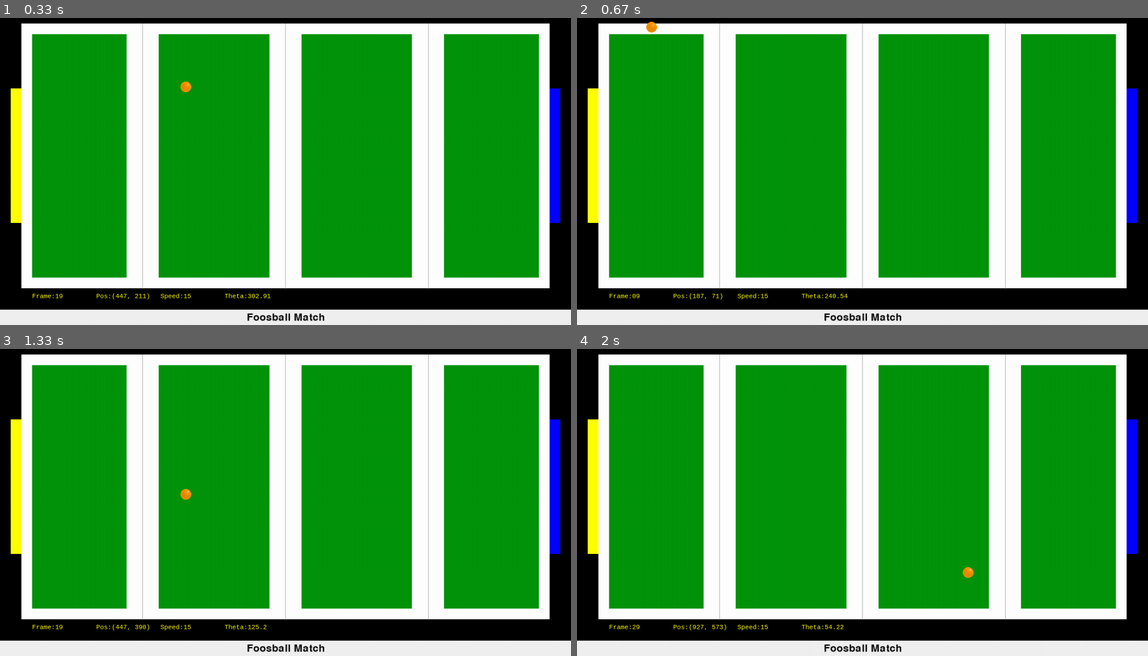
Above: before the commit, frames 1-4 (two rows, left to right).
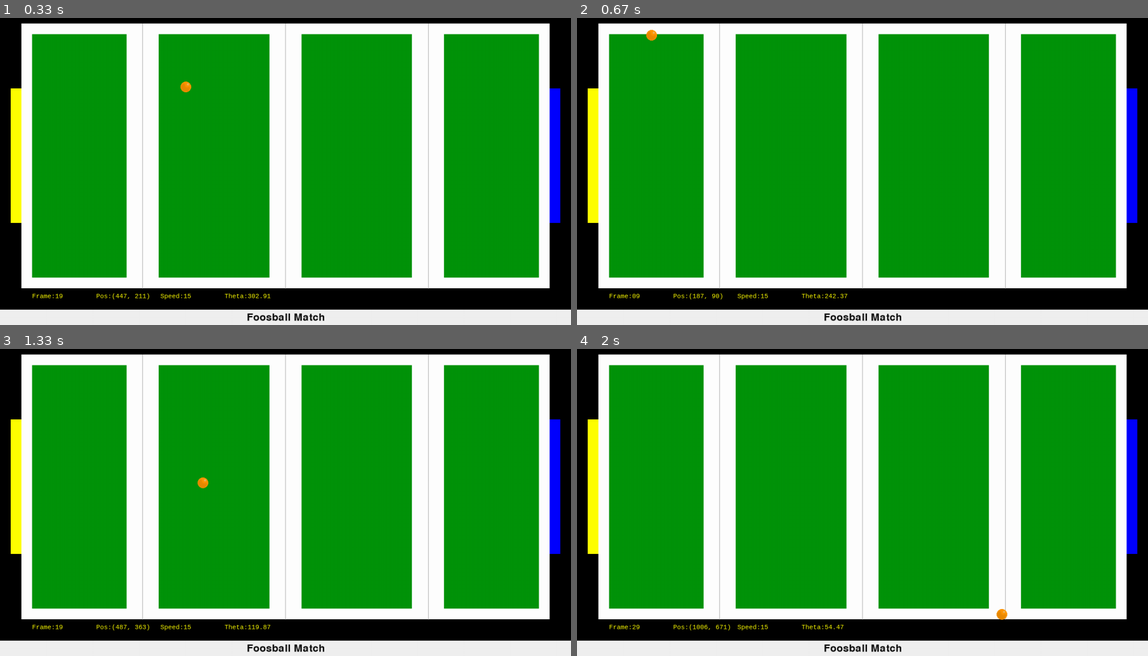
Above: after the commit, the same moments.

Repository: GreatAlexander/Games
Game: pygame game, started from GemTrap/Foosball/main.py
Same seed, same stepped clock (60 frames per second), same inputs: the game is played once before the commit and once after it.
Inputs:
- Up to frame 1 (0.33 s): no input
- Up to frame 2 (0.67 s): no input
- Up to frame 3 (1.33 s): no input
- Up to frame 4 (2 s): no input

Frame 1 is identical in both runs. In frame 2, 0.1% of the frame differs, in the area x 12-48%, y 1-92%; in frame 3, 0.1%; in frame 4, 0.2%, in the area x 20-76%, y 71-92%.

Commit message:
Small fix for correct bouncing off walls
- Corrected margin size to half width of tape
- Added Ball_size considerations for sprite bouncing

Diff:
--- a/GemTrap/Foosball/Ball.py
+++ b/GemTrap/Foosball/Ball.py
@@ -147,19 +147,19 @@
         return self.hasGoneOffFieldLeft() or self.hasGoneOffFieldRight()
 
     def hasGoneOffFieldLeft(self):
-        return self.nextPosition[0, 0] < self.pitch.left
+        return self.nextPosition[0, 0] < self.pitch.left + MARGIN
 
     def hasGoneOffFieldRight(self):
-        return self.nextPosition[0, 0] > self.pitch.right
+        return self.nextPosition[0, 0] > self.pitch.right - MARGIN + BALL_SIZE
 
     def hasGoneOffFieldEnd(self):
         return self.hasGoneOffFieldTop() or self.hasGoneOffFieldBottom()
 
     def hasGoneOffFieldTop(self):
-        return self.nextPosition[0, 1] < self.pitch.top
+        return self.nextPosition[0, 1] < self.pitch.top + MARGIN
 
     def hasGoneOffFieldBottom(self):
-        return self.nextPosition[0, 1] > self.pitch.bottom
+        return self.nextPosition[0, 1] > self.pitch.bottom - MARGIN + BALL_SIZE
 
     def bounceOffWall(self, xy):
         if self.hasGoneOffFieldSide():
@@ -176,11 +176,11 @@
         if self.hasGoneOffFieldLeft():
             self.nextPosition[0, 0] = self.pitch.left + MARGIN
         elif self.hasGoneOffFieldRight():
-            self.nextPosition[0, 0] = self.pitch.right - MARGIN
+            self.nextPosition[0, 0] = self.pitch.right - MARGIN + BALL_SIZE
         elif self.hasGoneOffFieldTop():
             self.nextPosition[0, 1] = self.pitch.top + MARGIN
         elif self.hasGoneOffFieldBottom():
-            self.nextPosition[0, 1] = self.pitch.bottom - MARGIN
+            self.nextPosition[0, 1] = self.pitch.bottom - MARGIN + BALL_SIZE
 
 
     def slowDownDueToTableFriction(self):
--- a/GemTrap/Foosball/Global.py
+++ b/GemTrap/Foosball/Global.py
@@ -37,6 +37,6 @@
 ORANGE = (255, 140, 0)
 TABLE_FRICTION = 1
 COLLISION_FRICTION = 1           # Collision TABLE_FRICTION
-MARGIN = 1
+MARGIN = Tapewidth / 2
 
 TITLE_TEXT = 'Foosball Match'
